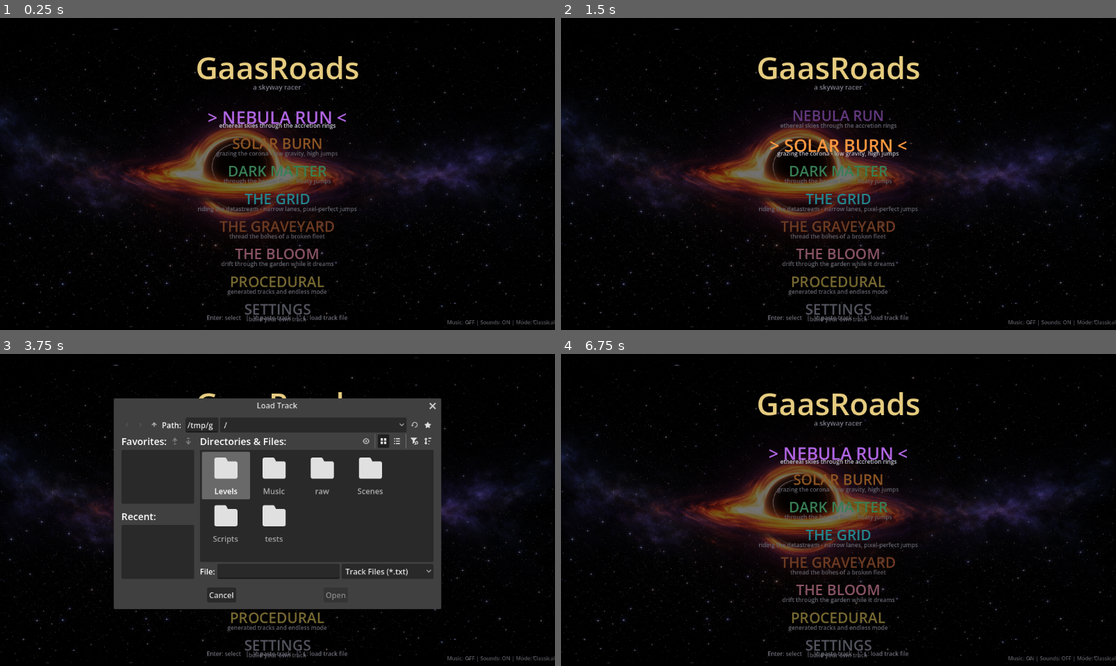
Above: before the commit, frames 1-4 (two rows, left to right).
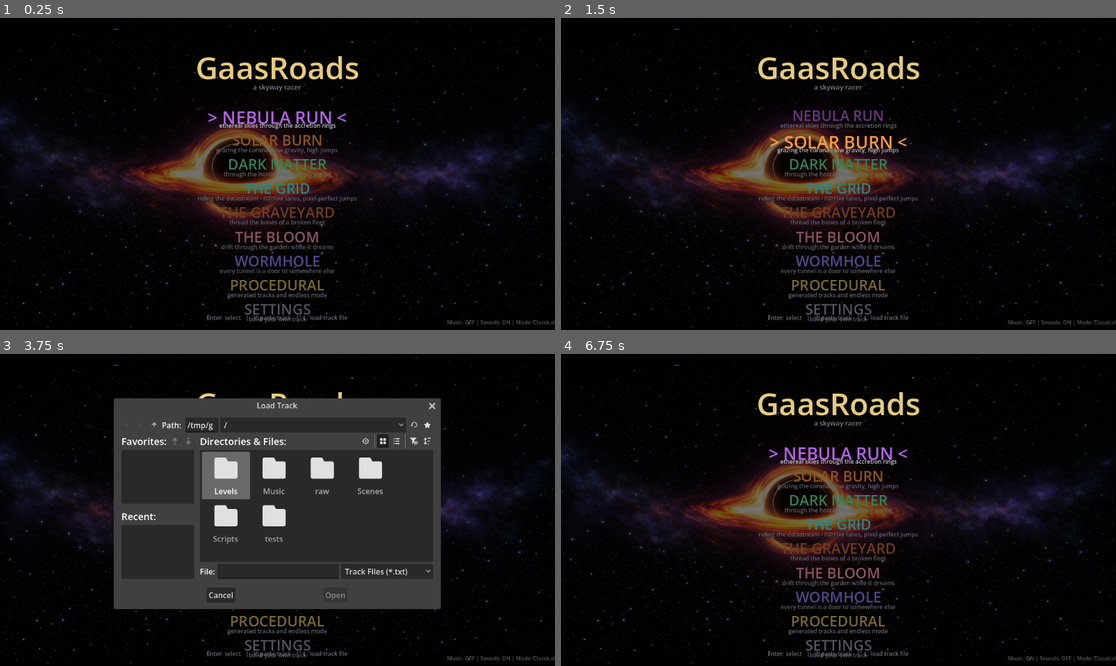
Above: after the commit, the same moments.

Repository: aleksitolvanen/gaasroads
Game: Godot game, scene res://Scenes/MainMenu.tscn
The game is run twice, just before and just after one commit, with the same random seed, the same clock (stepped at 60 frames per second) and the same inputs. Sound files missing from this copy of the repository are replaced by a short silence.
Inputs:
- Up to frame 1 (0.25 s): no input
- Up to frame 2 (1.5 s): tap Enter (ui_accept) at 0.5, 0.77, 1.25 s; hold Right (ui_right) 0.53-1.28 s; hold Q 0.53-1.28 s; hold Down (ui_down) from 1.28 s (still down); tap Q at 1.35 s
- Up to frame 3 (3.75 s): tap Enter (ui_accept) at 1.52, 2, 2.75, 3.02, 3.5 s; release Down (ui_down) at 2.03 s; hold Right (ui_right) 2.03-2.78 s; hold Q 2.03-2.78 s; tap C at 2.1 s; hold Up (ui_up) 2.78-3.53 s; tap V at 2.85 s; tap Q at 3.05 s; hold Left (ui_left) from 3.53 s (still down); hold Q from 3.53 s (still down); tap L at 3.6 s
- Up to frame 4 (6.75 s): tap Enter (ui_accept) at 3.77, 4.52, 5, 6.02 s; tap Escape (ui_cancel) at 4.15 s; release Q at 4.28 s; tap X at 4.35 s; tap Q at 4.55, 6.05 s; release Left (ui_left) at 5.03 s; hold Down (ui_down) 5.03-5.78 s; hold Q 5.03-5.78 s; tap Z at 5.1 s; hold Right (ui_right) 5.78-6.53 s; tap M at 5.85 s; hold Up (ui_up) from 6.53 s (still down); hold Q from 6.53 s (still down); tap N at 6.6 s

The runs differ from the first frame. In frame 1, 4.2% of the frame differs, in the area x 35-65%, y 37-90%; in frame 2, 4.4%; in frame 3, 0.9%; in frame 4, 4.2%.

Commit message:
Add Wormhole category: portal tunnels with transit effects
Theme 7 (physics 14/9): every tunnel bore is a portal - glowing
event-horizon rings frame both mouths, the throat glows from inside,
and crossing one fires a screen flash + FOV punch. Each exit re-tints
the world lighting through a five-color palette, so every portal drops
you into a different-looking region. Background: a rotating six-ring
vortex maw with a blazing singularity core, matter streaks pulled
toward it, and spacetime dust. Ripple-textured tiles; share-code theme
clamp and custom-settings theme options extended to all groups.
Solver-proven track: Singularity (64 portal tiles).

Diff:
--- a/Scripts/game.gd
+++ b/Scripts/game.gd
@@ -29,6 +29,14 @@
 var _hud_canvas: CanvasLayer
 var _level_end_z := -1000.0
 var _env_end_z := -1000.0
+# Wormhole theme: every tunnel transit flashes and re-tints the world
+const WORM_PALETTE := [
+	Color(0.7, 0.4, 1.0), Color(0.3, 0.9, 1.0), Color(1.0, 0.75, 0.35),
+	Color(0.4, 1.0, 0.6), Color(1.0, 0.4, 0.7),
+]
+var _in_portal := false
+var _portal_hops := 0
+var _wormhole_fill: DirectionalLight3D
 var _finishing := false
 var _laser_timer := 0.0
 var _laser_rng := RandomNumberGenerator.new()
@@ -153,6 +161,16 @@
 			_cleanup_tick = 0
 			_free_passed_track(ship_pos.z)
 
+	# Wormhole: crossing a bore is a portal transit - flash on both mouths,
+	# and each exit re-tints the world so you come out "somewhere else"
+	if GameState.selected_group == 7 and _level_ready and not _finishing:
+		var prow := int(-ship_pos.z / TILE_SIZE) - _row_base
+		var pcol := clampi(roundi(ship_pos.x / TILE_SIZE), 0, _cols - 1)
+		var inside: bool = prow >= 0 and prow < _tunnels.size() and _tunnels[prow][pcol]
+		if inside != _in_portal:
+			_in_portal = inside
+			_portal_transit(inside)
+
 func _physics_process(_delta):
 	if _share_open:
 		return
@@ -314,6 +332,9 @@
 			env.ambient_light_energy = 0.4
 		6:  # The Bloom
 			env.ambient_light_color = Color(0.07, 0.12, 0.1)
+			env.ambient_light_energy = 0.4
+		7:  # Wormhole
+			env.ambient_light_color = Color(0.09, 0.07, 0.14)
 			env.ambient_light_energy = 0.4
 		_:  # Cosmic Highway
 			env.ambient_light_color = Color(0.08, 0.08, 0.12)
@@ -352,6 +373,10 @@
 			sun.basis = Basis.looking_at((light_target - Vector3(-20, 35, -260)).normalized())
 			sun.light_color = Color(1.0, 0.72, 0.62)
 			sun.light_energy = 1.3
+		7:  # Wormhole - violet light falling out of the vortex ahead
+			sun.basis = Basis.looking_at((light_target - Vector3(9, 40, -420)).normalized())
+			sun.light_color = Color(0.7, 0.55, 1.0)
+			sun.light_energy = 1.3
 		_:  # Cosmic Highway - cool starlight from upper-left
 			sun.basis = Basis.looking_at((light_target - Vector3(-30, 40, -200)).normalized())
 			sun.light_color = Color(0.8, 0.85, 1.0)
@@ -386,10 +411,15 @@
 		6:  # The Bloom - soft moss green
 			fill.light_color = Color(0.4, 0.7, 0.6)
 			fill.light_energy = 0.3
+		7:  # Wormhole - starts violet; every portal transit re-tints it
+			fill.light_color = WORM_PALETTE[0]
+			fill.light_energy = 0.34
 		_:  # Cosmic Highway
 			fill.light_color = Color(0.8, 0.85, 1.0)
 			fill.light_energy = 0.38
 	add_child(fill)
+	if GameState.selected_group == 7:
+		_wormhole_fill = fill
 
 	match GameState.selected_group:
 		1:
@@ -404,6 +434,8 @@
 			_create_wreck_background()
 		6:
 			_create_bloom_background()
+		7:
+			_create_wormhole_background()
 		_:
 			_create_image_background()
 
@@ -1165,6 +1197,8 @@
 	_build_next = 0
 	_spawned_track.clear()
 	_chunk_state = {}
+	_in_portal = false
+	_portal_hops = 0
 	_level_content = content
 	_level_ready = false
 	_build_start_msec = Time.get_ticks_msec()
@@ -1444,6 +1478,27 @@
 	col_shape.shape = trimesh_shape
 	arch_body.add_child(col_shape)
 
+	# Wormhole: event-horizon rings framing both portal mouths
+	if GameState.selected_group == 7:
+		var ring_mesh := TorusMesh.new()
+		ring_mesh.inner_radius = 1.05
+		ring_mesh.outer_radius = 1.3
+		ring_mesh.rings = 24
+		ring_mesh.ring_segments = 6
+		var pring_mat := StandardMaterial3D.new()
+		pring_mat.shading_mode = BaseMaterial3D.SHADING_MODE_UNSHADED
+		pring_mat.albedo_color = Color(0.55, 0.35, 1.0)
+		pring_mat.emission_enabled = true
+		pring_mat.emission = Color(0.5, 0.3, 1.0)
+		pring_mat.emission_energy_multiplier = 2.5
+		ring_mesh.material = pring_mat
+		for endz in [tunnel_depth * 0.5, -tunnel_depth * 0.5]:
+			var pring := MeshInstance3D.new()
+			pring.mesh = ring_mesh
+			pring.rotation_degrees = Vector3(90, 0, 0)
+			pring.position = Vector3(0, 0.55, endz)
+			arch_body.add_child(pring)
+
 	arch_body.position = Vector3(center_x, base_y, center_z)
 	level_node.add_child(arch_body)
 
@@ -1533,6 +1588,7 @@
 		Color(0.15, 0.85, 1.0),
 		Color(0.71, 0.5, 0.34),
 		Color(1.0, 0.78, 0.45),
+		Color(0.55, 0.45, 1.0),
 	]
 	var base_color: Color = group_colors[clampi(GameState.selected_group, 0, group_colors.size() - 1)]
 	var tile_tex := _make_tile_texture()
@@ -1583,6 +1639,8 @@
 			mat = _make_wreck_tile(h, glow, tile_tex)
 		elif GameState.selected_group == 6:
 			mat = _make_bloom_tile(h, glow, tile_tex)
+		elif GameState.selected_group == 7:
+			mat = _make_wormhole_tile(h, glow, tile_tex)
 		else:
 			mat.albedo_color = base_color * brightness
 			mat.albedo_color.a = 1.0
@@ -1599,6 +1657,11 @@
 	_tunnel_wall_mat.emission_energy_multiplier = 0.3
 	_tunnel_wall_mat.cull_mode = BaseMaterial3D.CULL_DISABLED
 	_apply_tile_texture(_tunnel_wall_mat, tile_tex)
+	if GameState.selected_group == 7:
+		# Wormhole bores are the portals: the throat glows from inside
+		_tunnel_wall_mat.albedo_color = Color(0.12, 0.08, 0.22)
+		_tunnel_wall_mat.emission = Color(0.5, 0.3, 1.0)
+		_tunnel_wall_mat.emission_energy_multiplier = 1.1
 
 func _free_passed_track(ship_z: float):
 	var keep: Array = []
@@ -2707,3 +2770,202 @@
 	var flicker2 := create_tween().set_loops()
 	flicker2.tween_property(fly_mat, "albedo_color", Color(1.0, 0.86, 0.48, 0.9), 1.8).set_trans(Tween.TRANS_SINE).set_ease(Tween.EASE_IN_OUT)
 	flicker2.tween_property(fly_mat, "albedo_color", Color(1.0, 0.72, 0.32, 0.35), 1.8).set_trans(Tween.TRANS_SINE).set_ease(Tween.EASE_IN_OUT)
+
+# ---------------- Wormhole (theme 7) ----------------
+
+static var _worm_ripple_tex: ImageTexture
+
+func _get_worm_ripple_texture() -> ImageTexture:
+	if _worm_ripple_tex != null:
+		return _worm_ripple_tex
+	var rng := RandomNumberGenerator.new()
+	rng.seed = 0x4802
+	var img := Image.create(64, 64, false, Image.FORMAT_RGB8)
+	for y in 64:
+		for x in 64:
+			var d := Vector2(x - 31.5, y - 31.5).length()
+			var band := 0.5 + 0.5 * sin(d * 0.65)
+			var v := 0.3 + band * 0.5 + rng.randf() * 0.04
+			var edge := mini(mini(x, 63 - x), mini(y, 63 - y))
+			if edge == 0:
+				v = 1.0
+			elif edge == 1:
+				v = 0.8
+			img.set_pixel(x, y, Color(v, v, v))
+	img.generate_mipmaps()
+	_worm_ripple_tex = ImageTexture.create_from_image(img)
+	return _worm_ripple_tex
+
+@warning_ignore("unused_parameter")
+func _make_wormhole_tile(h: int, glow: float, tile_tex: ImageTexture) -> StandardMaterial3D:
+	var mat := StandardMaterial3D.new()
+	var t := clampf((h - 1) / 8.0, 0.0, 1.0)
+	mat.albedo_color = Color(0.10, 0.08, 0.18).lerp(Color(0.16, 0.08, 0.2), t)
+	mat.metallic = 0.4
+	mat.roughness = 0.3
+	var ripple := _get_worm_ripple_texture()
+	_apply_tile_texture(mat, ripple)
+	mat.emission_enabled = true
+	mat.emission = Color(0.45, 0.3, 1.0).lerp(Color(0.3, 0.75, 1.0), t)
+	mat.emission_energy_multiplier = glow * (0.9 + 0.4 * t)
+	mat.emission_texture = ripple
+	return mat
+
+func _portal_transit(entering: bool):
+	var pal: Color = WORM_PALETTE[_portal_hops % WORM_PALETTE.size()]
+	if not entering:
+		_portal_hops += 1
+		pal = WORM_PALETTE[_portal_hops % WORM_PALETTE.size()]
+		if _wormhole_fill:
+			_wormhole_fill.light_color = pal
+	# Screen flash in the region's color
+	var flash := ColorRect.new()
+	flash.color = Color(pal.r, pal.g, pal.b, 0.4)
+	flash.anchor_right = 1
+	flash.anchor_bottom = 1
+	flash.mouse_filter = Control.MOUSE_FILTER_IGNORE
+	_hud_canvas.add_child(flash)
+	var ft := create_tween()
+	ft.tween_property(flash, "color:a", 0.0, 0.35)
+	ft.tween_callback(flash.queue_free)
+	# FOV punch sells the jump
+	var tw := create_tween()
+	tw.tween_property(_camera, "fov", 84.0, 0.1).set_trans(Tween.TRANS_SINE)
+	tw.tween_property(_camera, "fov", 75.0, 0.3).set_trans(Tween.TRANS_SINE)
+
+func _create_wormhole_background():
+	var rng := RandomNumberGenerator.new()
+	rng.seed = 0x40E
+	var z_min := minf(-400.0, _env_end_z - 100.0)
+	var vortex_pos := Vector3(9.0, 14.0, z_min - 160.0)
+
+	# The vortex maw: nested tilted rings in two colors baked into one
+	# mesh, slowly rotating around the view axis
+	var violet := StandardMaterial3D.new()
+	violet.shading_mode = BaseMaterial3D.SHADING_MODE_UNSHADED
+	violet.albedo_color = Color(0.55, 0.3, 1.0)
+	violet.emission_enabled = true
+	violet.emission = Color(0.5, 0.25, 1.0)
+	violet.emission_energy_multiplier = 2.2
+	var cyan := StandardMaterial3D.new()
+	cyan.shading_mode = BaseMaterial3D.SHADING_MODE_UNSHADED
+	cyan.albedo_color = Color(0.3, 0.9, 1.0)
+	cyan.emission_enabled = true
+	cyan.emission = Color(0.25, 0.85, 1.0)
+	cyan.emission_energy_multiplier = 2.2
+	var vparts: Array = []
+	var cparts: Array = []
+	for i in 6:
+		var t := TorusMesh.new()
+		t.inner_radius = 10.0 + i * 7.0
+		t.outer_radius = t.inner_radius + 1.6 + i * 0.3
+		t.rings = 48
+		t.ring_segments = 6
+		var tilt := Vector3(90.0 + rng.randf_range(-13.0, 13.0), rng.randf_range(-9.0, 9.0), 0.0)
+		if i % 2 == 0:
+			vparts.append([t, _at(Vector3.ZERO, tilt)])
+		else:
+			cparts.append([t, _at(Vector3.ZERO, tilt)])
+	var vortex := MeshInstance3D.new()
+	vortex.mesh = _bake_mesh([[violet, vparts], [cyan, cparts]])
+	vortex.position = vortex_pos
+	add_child(vortex)
+	var spin := create_tween().set_loops()
+	spin.tween_property(vortex, "rotation:z", TAU, 26.0).as_relative()
+
+	# Blazing singularity core
+	var core_mat := StandardMaterial3D.new()
+	core_mat.shading_mode = BaseMaterial3D.SHADING_MODE_UNSHADED
+	core_mat.albedo_color = Color(0.95, 0.9, 1.0)
+	core_mat.emission_enabled = true
+	core_mat.emission = Color(0.85, 0.75, 1.0)
+	core_mat.emission_energy_multiplier = 4.0
+	var core_mesh := SphereMesh.new()
+	core_mesh.radius = 6.0
+	core_mesh.height = 12.0
+	core_mesh.radial_segments = 16
+	core_mesh.rings = 8
+	core_mesh.material = core_mat
+	var core := MeshInstance3D.new()
+	core.mesh = core_mesh
+	core.position = vortex_pos
+	add_child(core)
+	var core_light := OmniLight3D.new()
+	core_light.light_color = Color(0.7, 0.55, 1.0)
+	core_light.light_energy = 1.8
+	core_light.omni_range = 250.0
+	core_light.shadow_enabled = false
+	core_light.position = vortex_pos
+	add_child(core_light)
+
+	# Matter streaks being pulled toward the vortex (one MultiMesh)
+	var streak_mesh := BoxMesh.new()
+	streak_mesh.size = Vector3(0.14, 0.14, 9.0)
+	var streak_mat := StandardMaterial3D.new()
+	streak_mat.shading_mode = BaseMaterial3D.SHADING_MODE_UNSHADED
+	streak_mat.vertex_color_use_as_albedo = true
+	streak_mesh.material = streak_mat
+	var streak_mm := MultiMesh.new()
+	streak_mm.transform_format = MultiMesh.TRANSFORM_3D
+	streak_mm.use_colors = true
+	streak_mm.mesh = streak_mesh
+	streak_mm.instance_count = 120
+	for i in 120:
+		var side := -1.0 if i % 2 == 0 else 1.0
+		var p := Vector3(
+			9.0 + side * rng.randf_range(26.0, 120.0),
+			rng.randf_range(-25.0, 65.0),
+			rng.randf_range(z_min - 60.0, 10.0)
+		)
+		var dir := (vortex_pos - p).normalized()
+		var sb := Basis.looking_at(dir).scaled(Vector3.ONE * rng.randf_range(0.5, 1.6))
+		streak_mm.set_instance_transform(i, Transform3D(sb, p))
+		var c := Color(0.6, 0.4, 1.0) if rng.randf() < 0.6 else Color(0.3, 0.85, 1.0)
+		streak_mm.set_instance_color(i, c * rng.randf_range(0.5, 1.0))
+	var streaks := MultiMeshInstance3D.new()
+	streaks.multimesh = streak_mm
+	add_child(streaks)
+
+	# Slow spacetime dust (one billboard MultiMesh)
+	var grad := Gradient.new()
+	grad.set_color(0, Color(1, 1, 1, 1))
+	grad.set_color(1, Color(1, 1, 1, 0))
+	var dot_tex := GradientTexture2D.new()
+	dot_tex.gradient = grad
+	dot_tex.fill = GradientTexture2D.FILL_RADIAL
+	dot_tex.fill_from = Vector2(0.5, 0.5)
+	dot_tex.fill_to = Vector2(0.5, 0.0)
+	dot_tex.width = 32
+	dot_tex.height = 32
+	var dust_mat := StandardMaterial3D.new()
+	dust_mat.shading_mode = BaseMaterial3D.SHADING_MODE_UNSHADED
+	dust_mat.transparency = BaseMaterial3D.TRANSPARENCY_ALPHA
+	dust_mat.blend_mode = BaseMaterial3D.BLEND_MODE_ADD
+	dust_mat.billboard_mode = BaseMaterial3D.BILLBOARD_ENABLED
+	dust_mat.albedo_texture = dot_tex
+	dust_mat.albedo_color = Color(0.7, 0.55, 1.0, 0.4)
+	var dust_quad := QuadMesh.new()
+	dust_quad.size = Vector2(0.8, 0.8)
+	dust_quad.material = dust_mat
+	var dust_mm := MultiMesh.new()
+	dust_mm.transform_format = MultiMesh.TRANSFORM_3D
+	dust_mm.mesh = dust_quad
+	dust_mm.instance_count = 200
+	for i in 200:
+		var dx := rng.randf_range(-80.0, 100.0)
+		var dy := rng.randf_range(-20.0, 55.0)
+		if dx > -10.0 and dx < 30.0 and dy < 10.0:
+			dy += 28.0
+		dust_mm.set_instance_transform(i, Transform3D(Basis(), Vector3(dx, dy, rng.randf_range(z_min - 40.0, 15.0))))
+	var dust := MultiMeshInstance3D.new()
+	dust.multimesh = dust_mm
+	add_child(dust)
+
+	# A second region light mid-track, re-tinted per hop via the fill
+	var mid_light := OmniLight3D.new()
+	mid_light.light_color = Color(0.4, 0.8, 1.0)
+	mid_light.light_energy = 0.8
+	mid_light.omni_range = 160.0
+	mid_light.shadow_enabled = false
+	mid_light.position = Vector3(30.0, 25.0, z_min * 0.45)
+	add_child(mid_light)
--- a/Scripts/game_state.gd
+++ b/Scripts/game_state.gd
@@ -73,7 +73,7 @@
 		"gap_weight": clampi(parts[5].to_int(), 0, 50),
 		"tunnel_lane_weight": clampi(parts[6].to_int(), 0, 50),
 		"sharpness": clampf(parts[7].to_float(), 0.01, 0.5),
-		"theme": clampi(parts[8].to_int(), 0, 3),
+		"theme": clampi(parts[8].to_int(), 0, LevelGenerator.GROUP_GRAVITY.size() - 1),
 		"seed": parts[9].to_int(),
 		"min_height": 1,
 	}
--- a/Scripts/level_generator.gd
+++ b/Scripts/level_generator.gd
@@ -16,8 +16,8 @@
 # Per-group ship physics (Cosmic, Nebula, Solar, Dark, Grid, Graveyard,
 # Bloom). Lives here rather than in an autoload so this class stays usable
 # from headless -s scripts; the ship setup reads these too.
-const GROUP_GRAVITY: Array[float] = [20.0, 20.0, 12.0, 8.0, 16.0, 24.0, 7.0]
-const GROUP_JUMP_VELOCITY: Array[float] = [8.0, 8.0, 10.0, 7.8, 8.5, 9.5, 7.0]
+const GROUP_GRAVITY: Array[float] = [20.0, 20.0, 12.0, 8.0, 16.0, 24.0, 7.0, 14.0]
+const GROUP_JUMP_VELOCITY: Array[float] = [8.0, 8.0, 10.0, 7.8, 8.5, 9.5, 7.0, 9.0]
 
 # Ship performance the gap/drift budgets assume. ship.gd's export defaults
 # must match - tests/gen_constraints.gd asserts they do.
--- a/Scripts/main_menu.gd
+++ b/Scripts/main_menu.gd
@@ -42,6 +42,13 @@
 		"color": Color(0.98, 0.6, 0.72),
 		"prefix": "bloom", "theme": 6, "save_id": 8, "kind": "tracks",
 		"tracks": ["Pollenfall"],
+	},
+	{
+		"name": "WORMHOLE",
+		"sub": "every tunnel is a door to somewhere else",
+		"color": Color(0.6, 0.5, 1.0),
+		"prefix": "wormhole", "theme": 7, "save_id": 9, "kind": "tracks",
+		"tracks": ["Singularity"],
 	},
 	{
 		"name": "PROCEDURAL",
@@ -74,7 +81,7 @@
 	[2, 3, 4, 5, 6, 8],
 	[0, 8, 15, 25],
 	[0, 10, 20, 35],
-	[1, 2, 3],
+	[1, 2, 3, 4, 5, 6, 7],
 	[0, 5, 10, 20],
 	[0, 5, 12, 25],
 	[0.05, 0.08, 0.12, 0.20],
@@ -84,7 +91,7 @@
 	["2", "3", "4", "5", "6", "8"],
 	["None", "Low", "Medium", "High"],
 	["None", "Low", "Medium", "High"],
-	["Nebula", "Solar", "Dark"],
+	["Nebula", "Solar", "Dark", "Grid", "Wreck", "Bloom", "Worm"],
 	["None", "Low", "Medium", "High"],
 	["None", "Low", "Medium", "High"],
 	["Gentle", "Normal", "Sharp", "Extreme"],
--- a/Scripts/music.gd
+++ b/Scripts/music.gd
@@ -40,7 +40,7 @@
 		_start_playback()
 
 # Themes beyond the four baked tracks reuse the closest-fitting one
-const GROUP_TRACK := [0, 1, 2, 3, 0, 3, 1]
+const GROUP_TRACK := [0, 1, 2, 3, 0, 3, 1, 0]
 
 func _start_playback():
 	var idx: int = GROUP_TRACK[clampi(current_group, 0, GROUP_TRACK.size() - 1)]
Not shown, added: Levels/wormhole_1.txt
Not shown, changed: README.md
Not shown, changed: TESTING.md
Not shown, changed: solve_level.py
